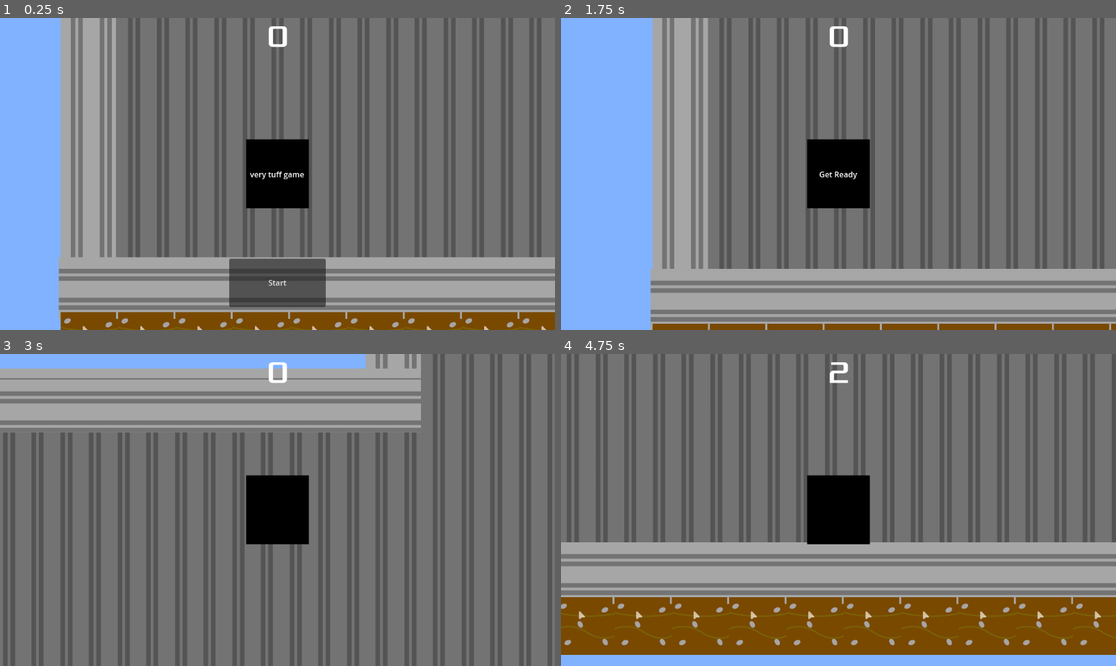
Above: before the commit, frames 1-4 (two rows, left to right).
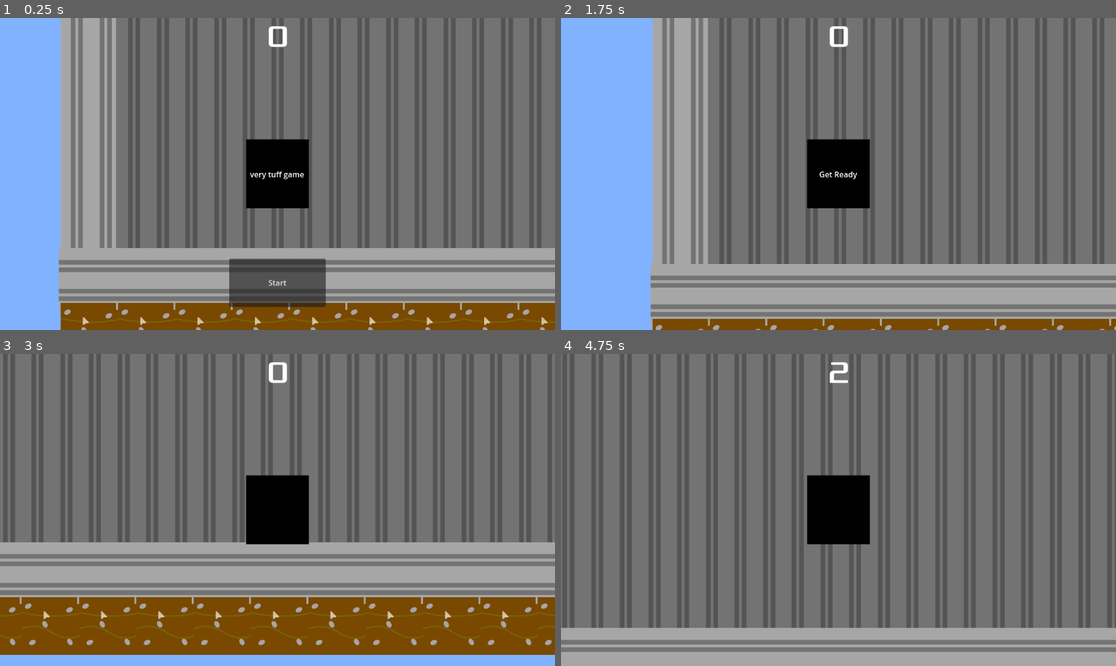
Above: after the commit, the same moments.

Repository: TitledGames/Microwave-Man
Game: Godot game, scene res://main.tscn
The game is run twice, just before and just after one commit, with the same random seed, the same clock (stepped at 60 frames per second) and the same inputs.
Inputs:
- Up to frame 1 (0.25 s): no input
- Up to frame 2 (1.75 s): click "Start" at 0.5 s; hold Right (move_right) from 1.28 s (still down); tap Space (jump) at 1.52 s
- Up to frame 3 (3 s): tap Space (jump) at 2.27 s; release Right (move_right) at 2.78 s; hold Left (move_left) from 2.78 s (still down)
- Up to frame 4 (4.75 s): release Left (move_left) at 3.53 s; hold Right (move_right) from 3.53 s (still down); tap Space (jump) at 3.77, 4.52 s

The runs differ from the first frame. In frame 1, 10% of the frame differs, in the area x 10-100%, y 73-100%; in frame 2, 9.6%; in frame 3, 51%; in frame 4, 61%, in the area x 0-100%, y 0-100%.

Commit message:
updated gravity

Diff:
--- a/player.gd
+++ b/player.gd
@@ -3,12 +3,12 @@
 
 const SPEED = 900.0
 const JUMP_VELOCITY = -1300.0
-
+const GRAVITY = 980
 
 func _physics_process(delta: float) -> void:
 	# Add the gravity.
 	if not is_on_floor():
-		velocity += get_gravity() * delta
+		velocity.y += GRAVITY * delta * 2
 
 	# Handle jump.
 	if Input.is_action_just_pressed("jump") and is_on_floor():
